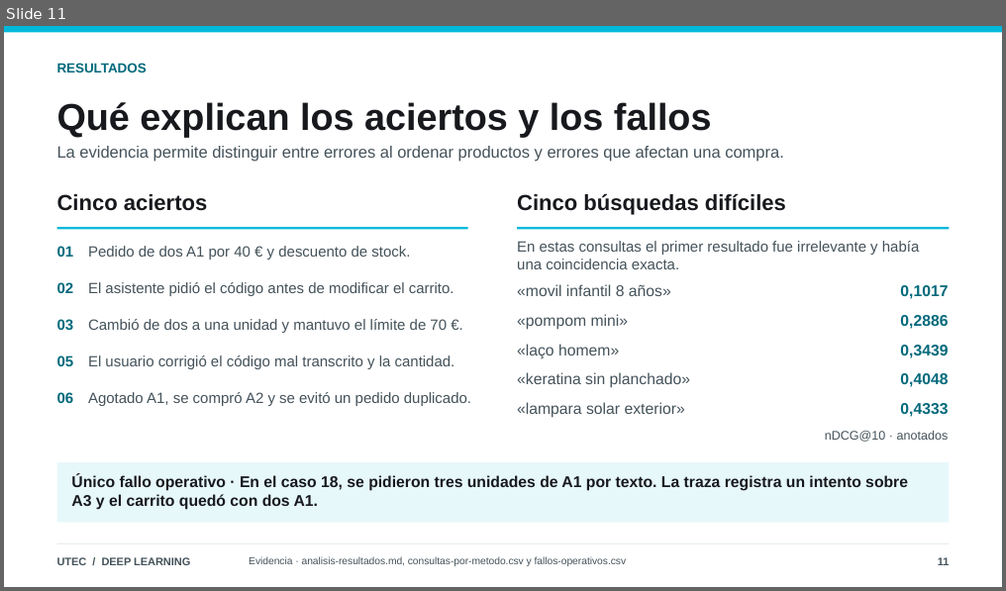
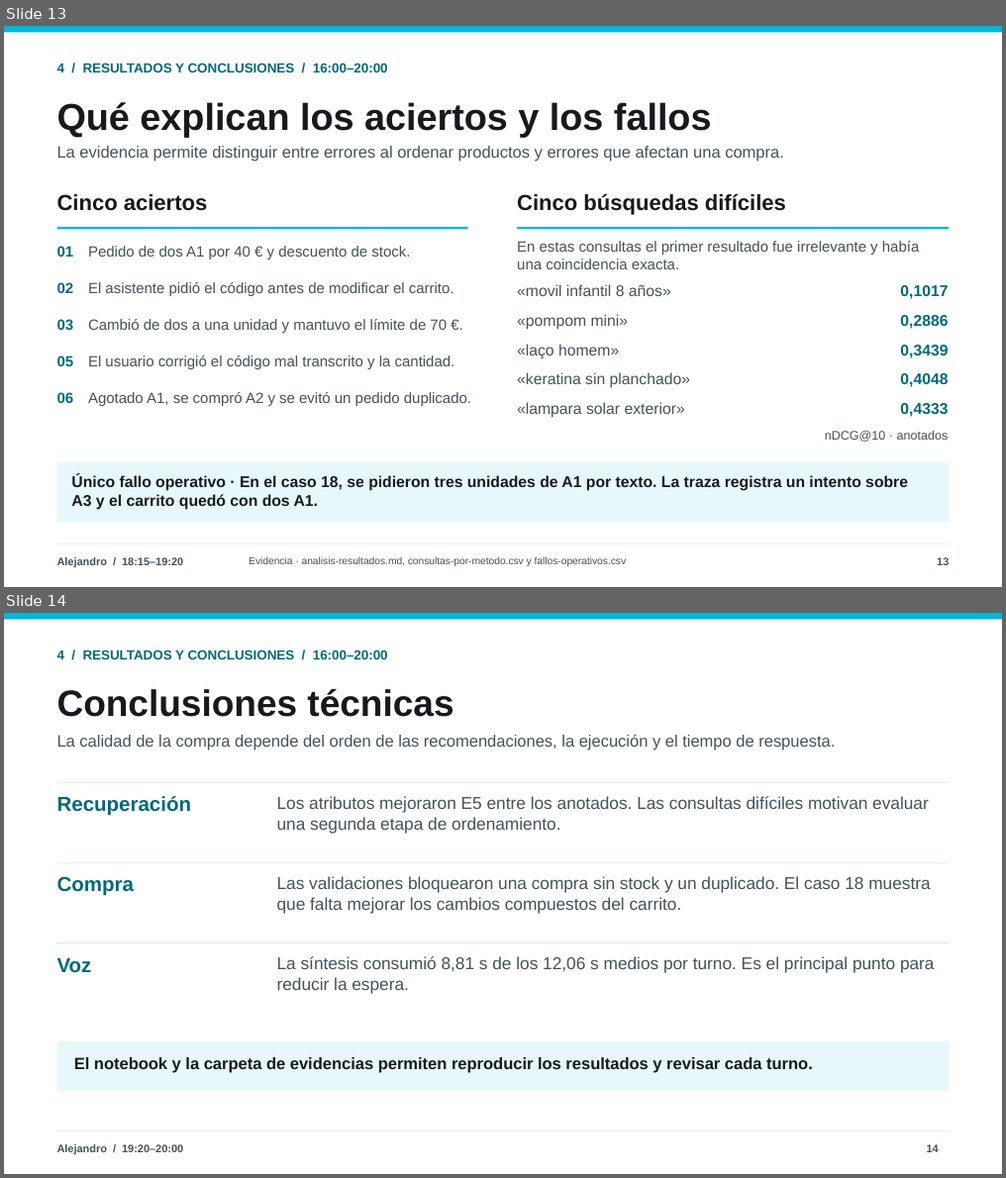
Before and after one commit to josenomberto/UTEC-CDIAV3-MCD8016, a slide deck: Proyecto 4/Presentación Laboratorio 4 - UTEC - con evidencias.pptx. Shown one above the other, each under a label of ours: slide 11 before the commit, slides 13 and 14 after it. The pictures are 1006x591 and 1006x1178 pixels, drawn with LibreOffice and Linux fonts; fonts in the diff are those of the drawing. Boxes give left, top, right and bottom in pixels: in the first picture for what was removed or moved away, otherwise in the second. Text is boxed around its words. In the diff, an @@ line names an element or a change of style, - is before the commit and + after.

```diff
--- a/Proyecto 4/Presentación Laboratorio 4 - UTEC - con evidencias.pptx
+++ b/Proyecto 4/Presentación Laboratorio 4 - UTEC - con evidencias.pptx
@@ slide 14 added at (4, 613, 1002, 1174), background #FFFFFF @@
@@ rectangle added at (4, 613, 1002, 619), fill #00B9DA @@
@@ text added at (57, 650, 388, 660), 12.8 pt, text #00697B, bold @@
+4 / RESULTADOS Y CONCLUSIONES / 16:00–20:00
@@ text added at (57, 688, 453, 717), 35.2 pt, text #17191D, bold @@
+Conclusiones técnicas
@@ text added at (57, 735, 835, 751), 15.8 pt, text #44525A @@
+La calidad de la compra depende del orden de las recomendaciones, la ejecución y el tiempo de respuesta.
@@ rectangle added at (57, 782, 949, 783), fill #D9E5E9 @@
@@ text added at (57, 796, 192, 816), 19.5 pt, text #00697B, bold @@
+Recuperación
@@ text added at (277, 796, 929, 834), 16.5 pt, text #44525A @@
+Los atributos mejoraron E5 entre los anotados. Las consultas difíciles motivan evaluar una segunda etapa de ordenamiento.
@@ rectangle added at (57, 862, 949, 863), fill #D9E5E9 @@
@@ text added at (57, 876, 134, 896), 19.5 pt, text #00697B, bold @@
+Compra
@@ text added at (277, 876, 930, 914), 16.5 pt, text #44525A @@
+Las validaciones bloquearon una compra sin stock y un duplicado. El caso 18 muestra que falta mejorar los cambios compuestos del carrito.
@@ rectangle added at (57, 943, 949, 944), fill #D9E5E9 @@
@@ text added at (57, 959, 92, 973), 19.5 pt, text #00697B, bold @@
+Voz
@@ text added at (277, 957, 935, 994), 16.5 pt, text #44525A @@
+La síntesis consumió 8,81 s de los 12,06 s medios por turno. Es el principal punto para reducir la espera.
@@ rectangle added at (57, 1042, 949, 1092), fill #E7F8FB @@
@@ text added at (74, 1058, 813, 1073), 15.8 pt, text #17191D, bold @@
+El notebook y la carpeta de evidencias permiten reproducir los resultados y revisar cada turno.
@@ rectangle added at (57, 1131, 949, 1132), fill #D9E5E9 @@
@@ text added at (57, 1145, 183, 1155), 10.5 pt, text #44525A, bold @@
+Alejandro / 19:20–20:00
@@ text added at (927, 1145, 939, 1153), 10.5 pt, text #44525A, bold @@
+14
@@ what was slide 11 is now slide 13 @@
@@ slide 13 changed as well @@
@@ text at (57, 63, 388, 73): text changed @@
-RESULTADOS
+4 / RESULTADOS Y CONCLUSIONES / 16:00–20:00
@@ text at (57, 558, 183, 568): text changed @@
-UTEC / DEEP LEARNING
+Alejandro / 18:15–19:20
@@ text at (937, 558, 948, 566): text changed @@
-11
+13
```
Also in this commit, not shown: 6 other slides changed, 6 other slides added, 5 slides removed, 1 other file.
